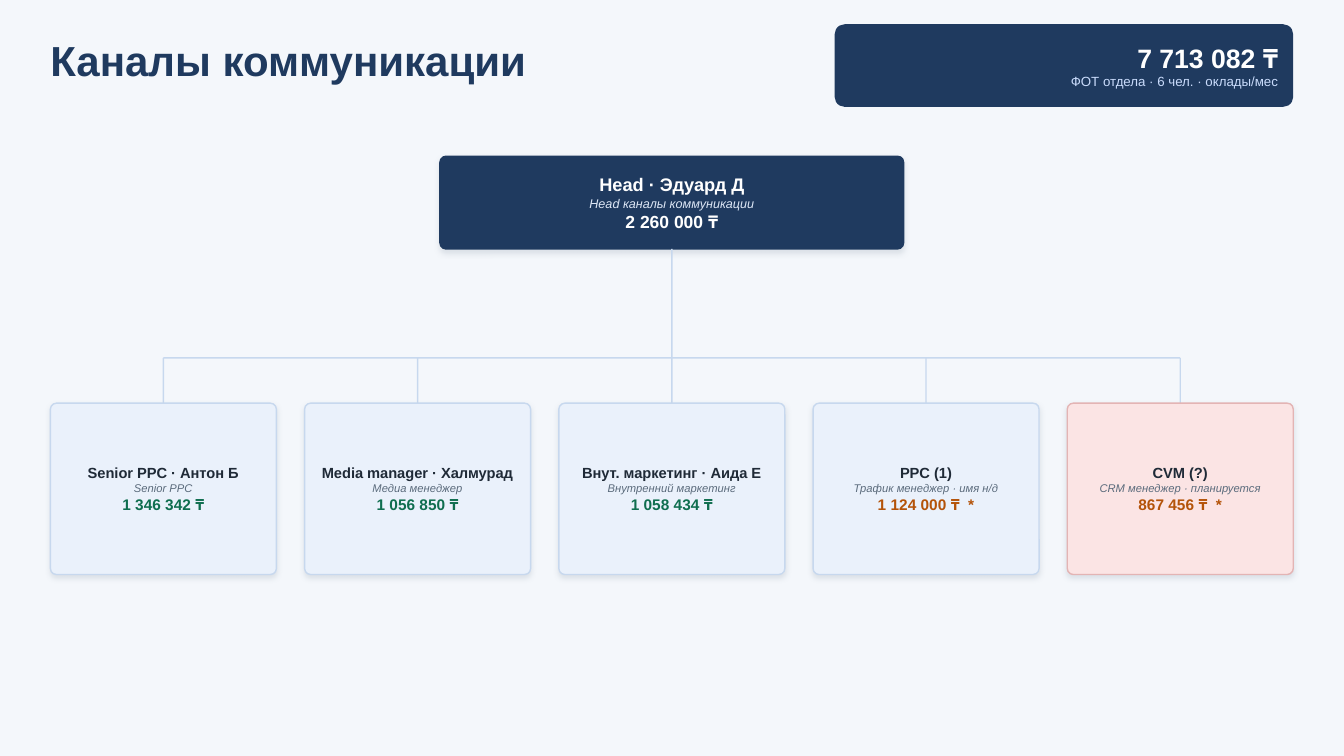
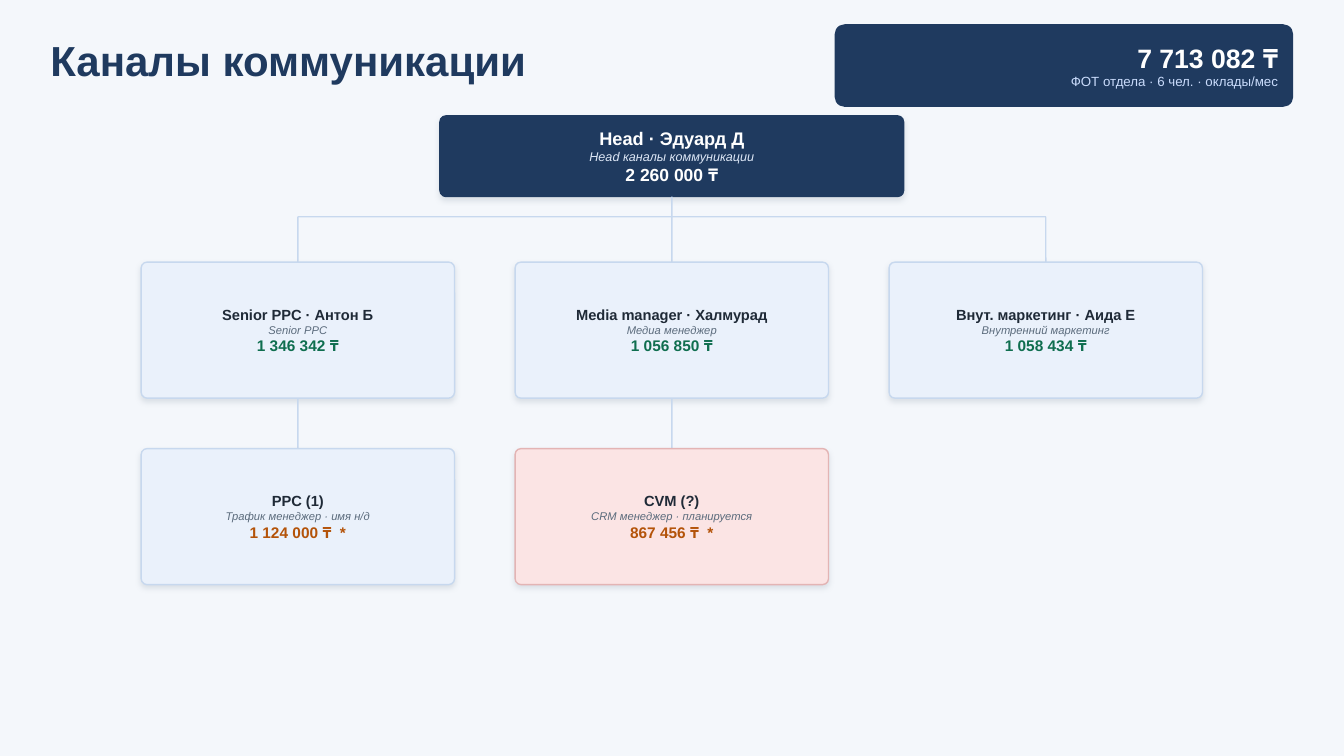
Before and after one commit to victoriakoppel/marketing, a slide deck: slide 3 of Структура маркетинга — отделы и ФОТ.pptx. Drawn at 1344x756 pixels with LibreOffice and Linux fonts; fonts in the diff are those of the drawing. Boxes give left, top, right and bottom in pixels: in the first picture for what was removed or moved away, otherwise in the second. Text is boxed around its words. In the diff, an @@ line names an element or a change of style, - is before the commit and + after.

```diff
--- a/Структура маркетинга — отделы и ФОТ.pptx
+++ b/Структура маркетинга — отделы и ФОТ.pptx
@@ rounded rectangle: place and size @@
-rounded rectangle at bbox=[441, 156, 904, 249]
+rounded rectangle at bbox=[441, 116, 904, 197]
@@ text "Head · Эдуард Д": place and size @@
-text "Head · Эдуард Д" at bbox=[589, 177, 755, 228]
+text "Head · Эдуард Д" at bbox=[589, 131, 755, 181]
@@ line moved from (673, 249) - (673, 358) to (673, 197) - (673, 217) @@
@@ line moved from (163, 358) - (1181, 358) to (298, 217) - (1047, 217) @@
@@ line moved from (163, 358) - (163, 403) to (298, 217) - (298, 262) @@
@@ line moved from (417, 358) - (417, 403) to (673, 217) - (673, 262) @@
@@ line moved from (673, 358) - (673, 403) to (1047, 217) - (1047, 262) @@
@@ rounded rectangle: place and size @@
-rounded rectangle at bbox=[50, 403, 276, 575]
+rounded rectangle at bbox=[141, 262, 455, 398]
@@ text "Senior PPC · Антон Б": place and size @@
-text "Senior PPC · Антон Б" at bbox=[88, 467, 239, 510]
+text "Senior PPC · Антон Б" at bbox=[222, 309, 374, 351]
@@ rounded rectangle: place and size @@
-rounded rectangle at bbox=[304, 403, 530, 575]
+rounded rectangle at bbox=[515, 262, 829, 398]
@@ text "Media manager · Халмурад": place and size @@
-text "Media manager · Халмурад" at bbox=[322, 467, 513, 510]
+text "Media manager · Халмурад" at bbox=[576, 309, 767, 351]
@@ rounded rectangle: place and size @@
-rounded rectangle at bbox=[559, 403, 784, 575]
+rounded rectangle at bbox=[889, 262, 1203, 398]
@@ text "Внут. маркетинг · Аида Е": place and size @@
-text "Внут. маркетинг · Аида Е" at bbox=[582, 468, 761, 510]
+text "Внут. маркетинг · Аида Е" at bbox=[956, 310, 1135, 351]
@@ line moved from (927, 358) - (927, 403) to (298, 398) - (298, 449) @@
@@ line moved from (1181, 358) - (1181, 403) to (673, 398) - (673, 449) @@
@@ rounded rectangle: place and size @@
-rounded rectangle at bbox=[814, 403, 1040, 575]
+rounded rectangle at bbox=[141, 449, 455, 585]
@@ proportions changed in 6 elements at bbox=[441, 116, 904, 197], bbox=[141, 262, 455, 398], bbox=[515, 262, 829, 398], bbox=[889, 262, 1203, 398], bbox=[141, 449, 455, 585], bbox=[515, 449, 829, 585] @@
@@ rounded rectangle: place and size @@
-rounded rectangle at bbox=[1068, 403, 1294, 575]
+rounded rectangle at bbox=[515, 449, 829, 585]
@@ text "PPC (1)": place and size @@
-text "PPC (1)" at bbox=[854, 467, 997, 510]
+text "PPC (1)" at bbox=[226, 495, 369, 538]
@@ text "CVM (?)": place and size @@
-text "CVM (?)" at bbox=[1100, 467, 1261, 510]
+text "CVM (?)" at bbox=[591, 495, 753, 538]
```
Also in this commit, not shown: 2 other files.
